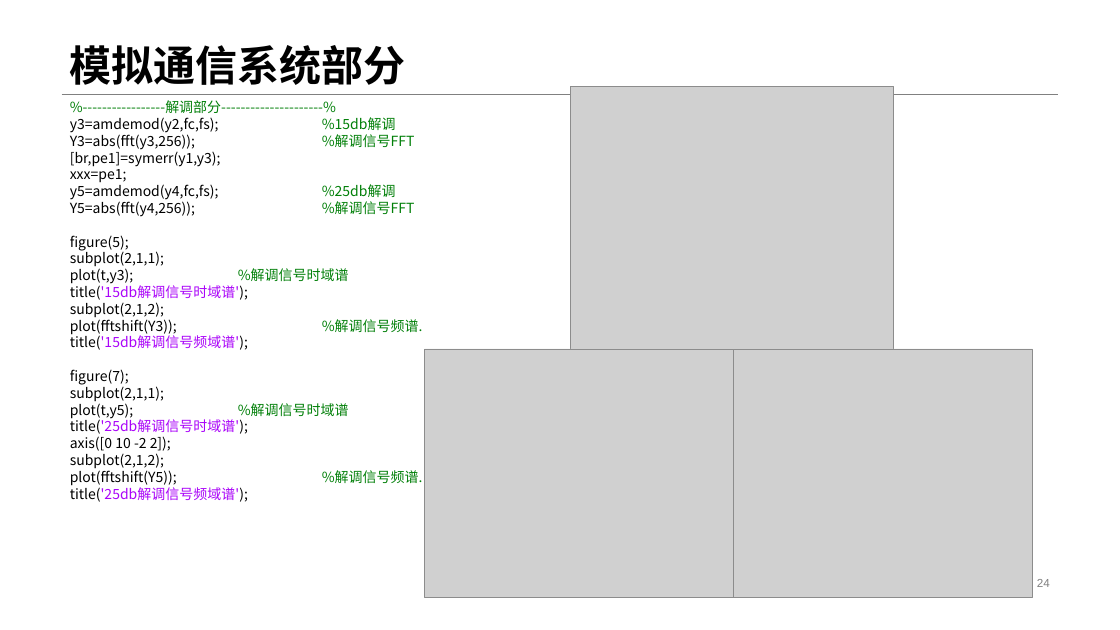
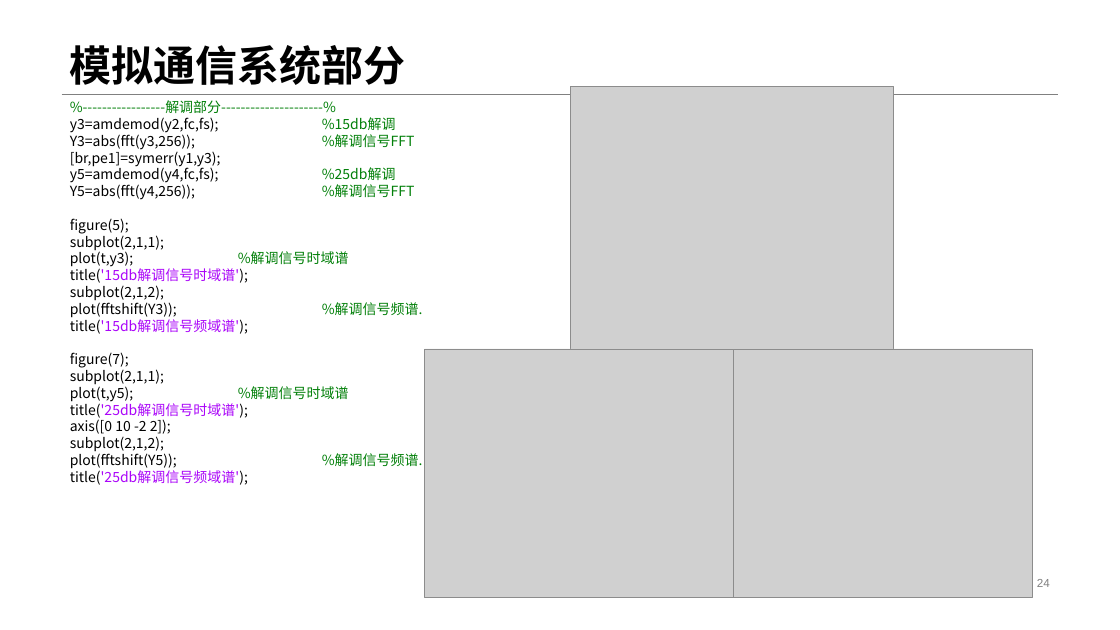
Before and after one commit to Eden-Linbb/tongxinyuanli, a slide deck: slide 24 of PPT-12.pptx. Drawn at 1120x630 pixels with LibreOffice and Linux fonts; fonts in the diff are those of the drawing; grey boxes stand for pictures. Boxes give left, top, right and bottom in pixels: in the first picture for what was removed or moved away, otherwise in the second. Text is boxed around its words. In the diff, an @@ line names an element or a change of style, - is before the commit and + after.

```diff
--- a/PPT-12.pptx
+++ b/PPT-12.pptx
@@ text at box(70, 166, 127, 183): paragraph removed @@
-xxx=pe1;
```
Also in this commit, not shown: 4 other slides changed, 3 other files.
